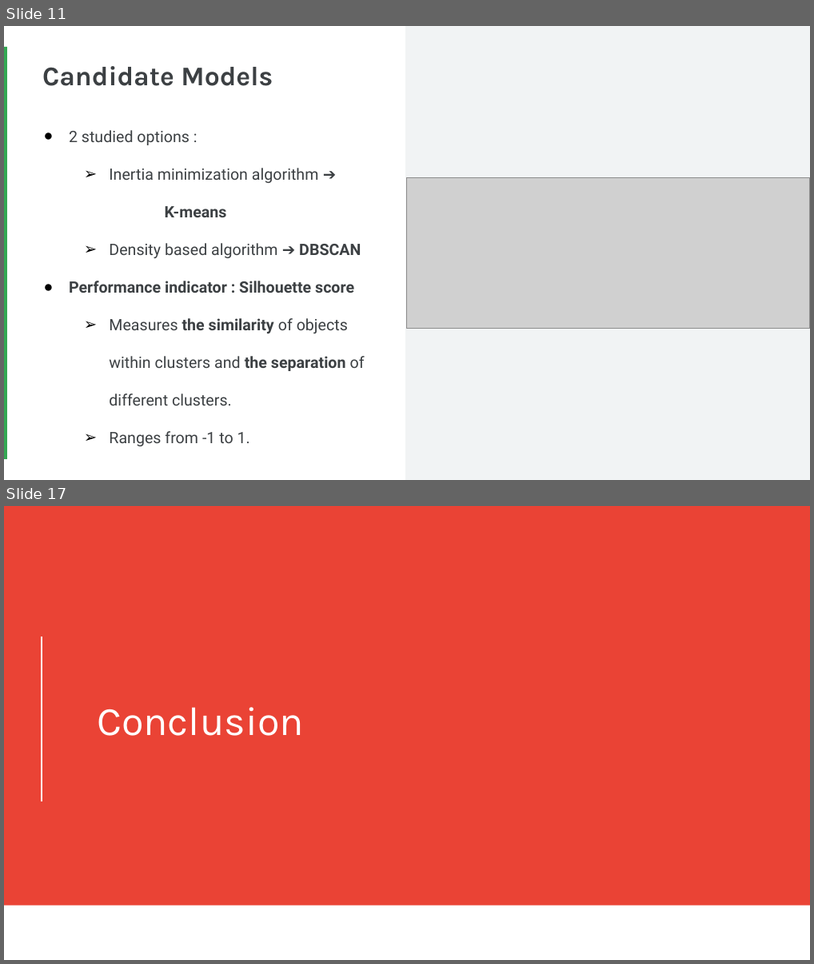
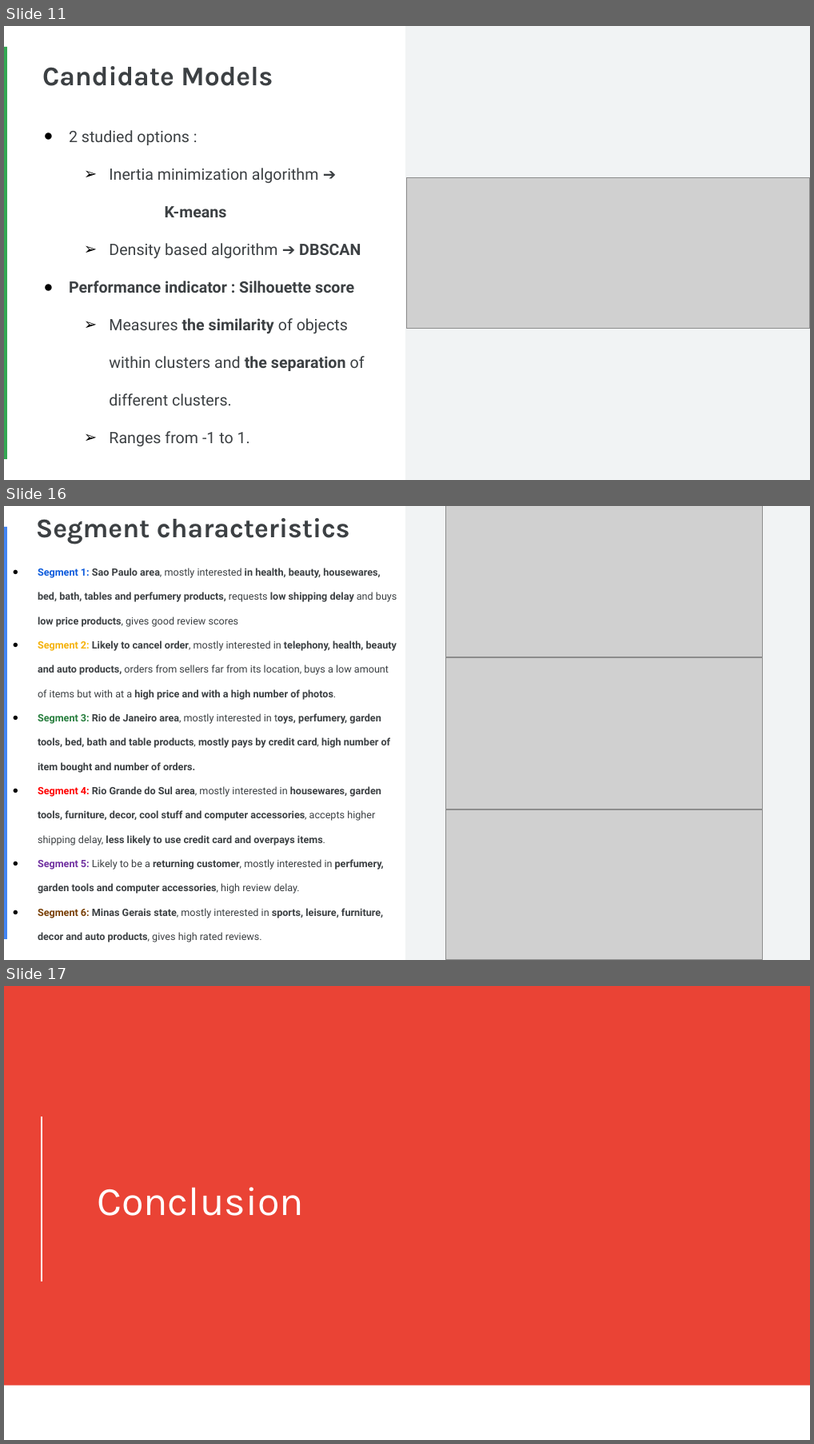
Before and after one commit to Faskill/E-Commerce-Customer-Segmentation, a slide deck: P5_02_Presentation.pptx. Shown one above the other, each under a label of ours: slides 11 and 17 before the commit, slides 11, 16 and 17 after it; the slides between them are not shown. The pictures are 814x964 and 814x1444 pixels, drawn with LibreOffice and Linux fonts; fonts in the diff are those of the drawing; grey boxes stand for pictures. Boxes give left, top, right and bottom in pixels: in the first picture for what was removed or moved away, otherwise in the second. Text is boxed around its words. In the diff, an @@ line names an element or a change of style, - is before the commit and + after.

```diff
--- a/P5_02_Presentation.pptx
+++ b/P5_02_Presentation.pptx
@@ slide 16 added at <box>4,506,810,960</box>, background #FFFFFF; not listed: 1 template element that a slide beside it also shows @@
@@ rectangle added at <box>4,527,7,939</box>, fill #4285F4 @@
@@ title added at <box>36,518,350,544</box>, 24 pt, text #3C4043, bold @@
+Segment characteristics
@@ picture added at <box>446,506,764,656</box> @@
@@ text added at <box>38,568,398,918</box>, 9 pt, text #3C4043, bold @@
+● Segment 1: Sao Paulo area, mostly interested in health, beauty, housewares, bed, bath, tables and perfumery products, requests low shipping delay and buys low price products, gives good review scores
+● Segment 2: Likely to cancel order, mostly interested in telephony, health, beauty and auto products, orders from sellers far from its location, buys a low amount of items but with at a high price and with a high number of photos.
+● Segment 3: Rio de Janeiro area, mostly interested in toys, perfumery, garden tools, bed, bath and table products, mostly pays by credit card, high number of item bought and number of orders.
+● Segment 4: Rio Grande do Sul area, mostly interested in housewares, garden tools, furniture, decor, cool stuff and computer accessories, accepts higher shipping delay, less likely to use credit card and overpays items.
+● Segment 5: Likely to be a returning customer, mostly interested in perfumery, garden tools and computer accessories, high review delay.
+● Segment 6: Minas Gerais state, mostly interested in sports, leisure, furniture, decor and auto products, gives high rated reviews.
@@ picture added at <box>446,658,764,808</box> @@
@@ picture added at <box>446,809,764,959</box> @@
```
Also in this commit, not shown: 4 slides changed, 1 other slide added, 2 slides removed, 1 other file.
